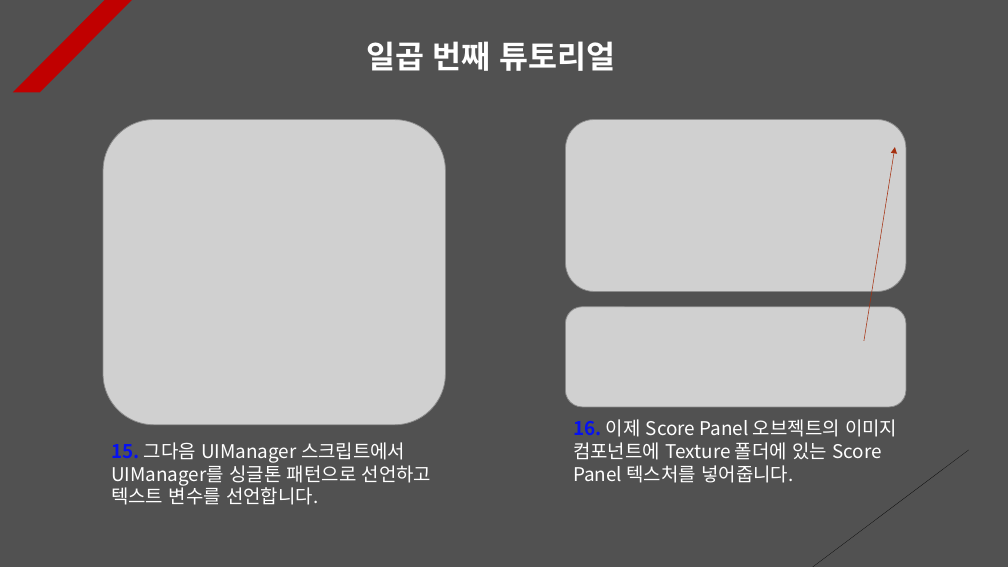
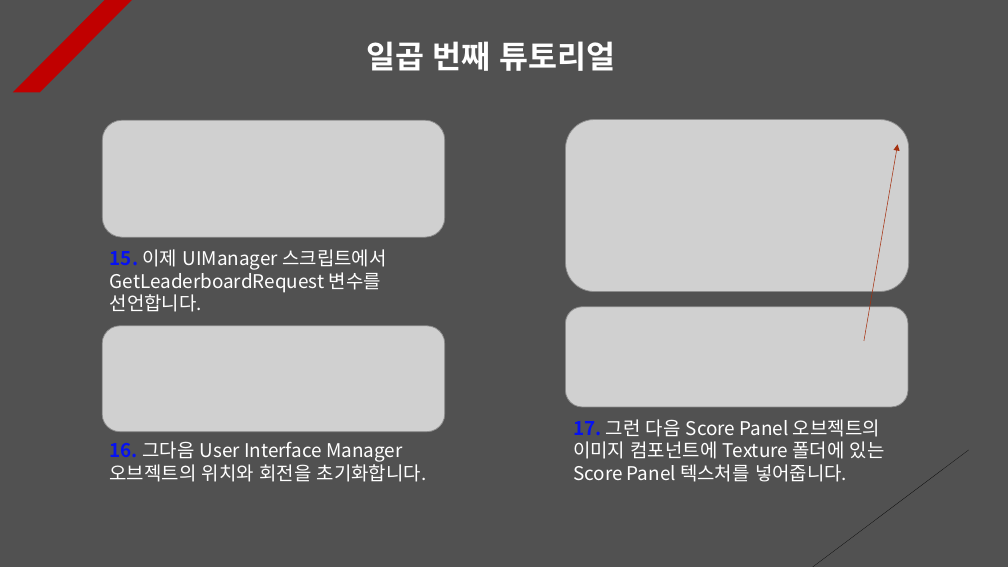
Before and after one commit to Unity2033/3D-UnityEngine, a slide deck: slide 7 of Assets/Class/Photon Server/PPT Data/Photon Data Management.pptx. Drawn at 1008x567 pixels with LibreOffice and Linux fonts; fonts in the diff are those of the drawing; grey boxes stand for pictures. Boxes give left, top, right and bottom in pixels: in the first picture for what was removed or moved away, otherwise in the second. Text is boxed around its words. In the diff, an @@ line names an element or a change of style, - is before the commit and + after.

```diff
--- a/Assets/Class/Photon Server/PPT Data/Photon Data Management.pptx
+++ b/Assets/Class/Photon Server/PPT Data/Photon Data Management.pptx
@@ picture removed at [103, 119, 445, 425] @@
@@ picture added at [102, 120, 445, 237] @@
@@ arrow moved from (864, 341) - (895, 147) to (864, 341) - (898, 144) @@
@@ text added at [110, 249, 386, 312], 18 pt, text #FFFFFF @@
+15. 이제 UIManager 스크립트에서 GetLeaderboardRequest 변수를 선언합니다.
@@ picture added at [102, 326, 445, 432] @@
@@ text at [573, 419, 885, 482]: text changed @@
-16. 이제 Score Panel 오브젝트의 이미지 컴포넌트에 Texture 폴더에 있는 Score Panel 텍스처를 넣어줍니다.
+17. 그런 다음 Score Panel 오브젝트의 이미지 컴포넌트에 Texture 폴더에 있는 Score Panel 텍스처를 넣어줍니다.
@@ text at [110, 441, 427, 482]: text changed @@
-15. 그다음 UIManager 스크립트에서 UIManager를 싱글톤 패턴으로 선언하고 텍스트 변수를 선언합니다.
+16. 그다음 User Interface Manager 오브젝트의 위치와 회전을 초기화합니다.
```
Also in this commit, not shown: 5 other slides changed, 1 slide removed, 6 other files.
